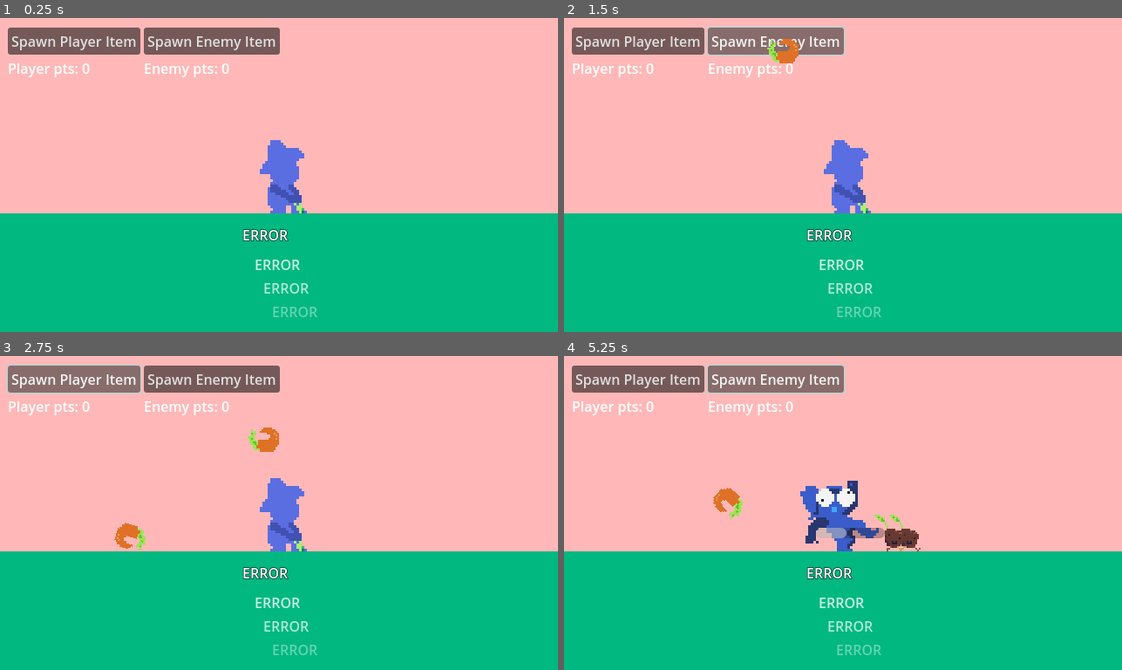
Above: before the commit, frames 1-4 (two rows, left to right).
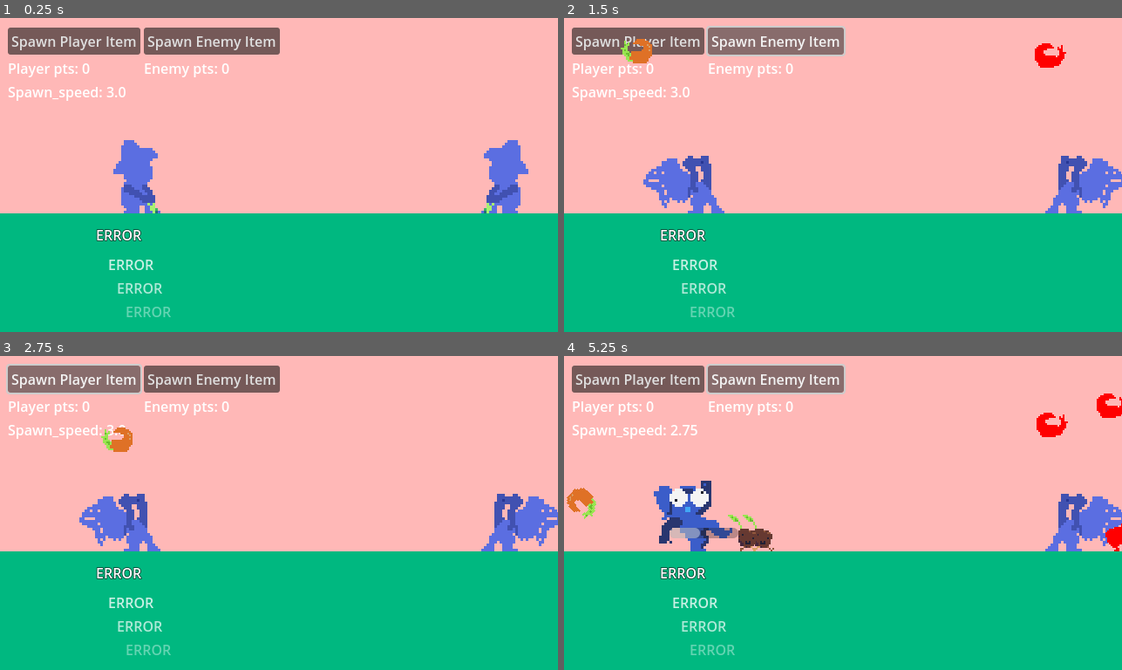
Above: after the commit, the same moments.

Repository: a3leong/farm-fiesta
Game: Godot game, scene res://main.tscn
Same seed, same stepped clock (60 frames per second), same inputs: the game is played once before the commit and once after it.
Inputs:
- Up to frame 1 (0.25 s): no input
- Up to frame 2 (1.5 s): click "Spawn Player Item" at 0.5 s; click "Spawn Enemy Item" at 1.25 s
- Up to frame 3 (2.75 s): click "Spawn Player Item" at 2 s
- Up to frame 4 (5.25 s): click "Spawn Enemy Item" at 2.75 s; click "Spawn Player Item" at 3.5 s; click "Spawn Enemy Item" at 4.25 s; tap Enter at 5 s; hold X (paper) from 5.03 s (still down)

The runs differ from the first frame. In frame 1, 5.4% of the frame differs, in the area x 1-95%, y 21-96%; in frame 2, 6.7%; in frame 3, 6.5%; in frame 4, 8.8%, in the area x 0-100%, y 11-96%.
Error in both runs: Attempt to call function 'get_line' in base 'null instance' on a null instance. (res://globals/word_list.gd:15)

Commit message:
feat: balk sfx, enemy auto plucker

Diff:
--- a/DebugUI.gd
+++ b/DebugUI.gd
@@ -9,6 +9,7 @@
 	# Connect signals from globals
 	game_variables.player_score_update.connect(_handlePlayerScoreUpdate)
 	game_variables.enemy_score_update.connect(_handleEnemyScoreUpdate)
+	game_variables.spawn_speed_update.connect(_handle_update_difficulty)
 
 func _handlePlayerScoreUpdate(score):
 	_update_player_pts(score)
@@ -27,3 +28,6 @@
 
 func _update_enemy_pts(pts: int):
 	$GridContainer/EnemyPts.set_text("Enemy pts: " + str(pts))
+
+func _handle_update_difficulty(speed: float):
+	$GridContainer/Difficulty.set_text("Spawn_speed: " + str(speed))
--- a/classes/Player/PlayerCharacter/player_character.gd
+++ b/classes/Player/PlayerCharacter/player_character.gd
@@ -1,16 +1,12 @@
 extends Area2D
-
-@export var isEnemy = false
 
 func _ready():
 	init()
 
-func init():
-	if isEnemy:
-		$AnimatedSprite2D.flip_h = true
+func init() -> void:
 	$AnimatedSprite2D.stop()
 
-func pick_item():
+func pick_item() -> void:
 	# Make the animation play faster when not done yet to handle rapid presses
 	if $AnimatedSprite2D.is_playing():
 		$AnimatedSprite2D.frame = 1
@@ -18,6 +14,6 @@
 		$AnimatedSprite2D.frame = 0
 	$AnimatedSprite2D.play("pick")
 
-func pull_item():
+func pull_item() -> void:
 	$AnimatedSprite2D.frame = 0
 	$AnimatedSprite2D.play("pull")
--- a/classes/Player/Unit/unit.gd
+++ b/classes/Player/Unit/unit.gd
@@ -75,16 +75,16 @@
 	if !exceptions.has(UnitStateEnum.VALUES.PLUCK):
 		$UnitStatePluck.set_as_inactive_state()
 
-func _set_state_walking(currentPos: Vector2):
+func _set_state_walking(current_pos: Vector2):
 	_hide_states({ UnitStateEnum.VALUES.WALKING: true })
-	var positionToSet = currentPos if currentPos else _get_current_position()
-	$UnitStateWalking.set_as_active_state(positionToSet)
+	var position_to_set = current_pos if current_pos else _get_current_position()
+	$UnitStateWalking.set_as_active_state(position_to_set)
 	$UnitStateWalking.start_walk()
 
-func _set_state_pluck(currentPos: Vector2):
+func _set_state_pluck(current_pos: Vector2):
 	_hide_states({ UnitStateEnum.VALUES.PLUCK: true })
-	var positionToSet = currentPos if currentPos else _get_current_position()
-	$UnitStatePluck.set_as_active_state(positionToSet)
+	var position_to_set = current_pos if current_pos else _get_current_position()
+	$UnitStatePluck.set_as_active_state(position_to_set)
 
 
 func _on_unit_state_pluck_bounced_twice(globalPosition: Vector2):
@@ -93,9 +93,12 @@
 
 
 func _on_unit_state_walking_unit_collision(owned_unit: Area2D, enemy_unit: Area2D):
-	var fight_result = UnitTypeEnum.unit_matchup_results(owned_unit.unit_type, enemy_unit.unit_type)
-	if owned_unit.unit_owner == UnitOwnerEnum.VALUES.PLAYER:
-		unit_collide.emit(fight_result)
+	_die()
+	unit_collide.emit(0) # just emit to score for now
+	# TODO: System in place, keep if want to expand on later but for now treat all units as equal
+#	var fight_result = UnitTypeEnum.unit_matchup_results(owned_unit.unit_type, enemy_unit.unit_type)
+#	if owned_unit.unit_owner == UnitOwnerEnum.VALUES.PLAYER:
+#		unit_collide.emit(fight_result)
 	# 1 means win, 0 and -1 means die
-	if fight_result < 1:
-		_die()
+#	if fight_result < 1:
+#		_die()
--- a/classes/Player/Unit/unit_state_pluck.gd
+++ b/classes/Player/Unit/unit_state_pluck.gd
@@ -5,6 +5,7 @@
 signal bounced_twice
 
 var bounceCount = 0
+var max_bounce = 1
 var emitted = false
 var unit_owner
 var unit_type
@@ -18,7 +19,7 @@
 	unit_owner = init_owner
 	unit_type = init_type
 	if unit_owner == UnitOwnerEnum.VALUES.ENEMY:
-		set_modulate(Color(255, 0, 0))
+		set_modulate(Color(100, 0, 0))
 
 func set_as_active_state(curPos: Vector2):
 	position = curPos
@@ -41,7 +42,7 @@
 func _on_rigid_body_2d_body_entered(body):
 	if body.name == "Ground":
 		bounceCount += 1
-	if bounceCount > 1 && !emitted:
+	if bounceCount > max_bounce && !emitted:
 		bounced_twice.emit($RigidBody2D.get_global_position())
 		emitted = true
 		queue_free() # TODO: seems a bit like a hard coded solution here
--- a/classes/Player/Unit/unit_state_walking.tscn
+++ b/classes/Player/Unit/unit_state_walking.tscn
@@ -1,4 +1,4 @@
-[gd_scene load_steps=5 format=3]
+[gd_scene load_steps=5 format=3 uid="uid://cq8xdefsxosbq"]
 
 [ext_resource type="Script" path="res://classes/Player/Unit/unit_state_walking.gd" id="1_28cq0"]
 [ext_resource type="Script" path="res://classes/Player/Unit/unit_state_walking_area2d.gd" id="2_q1oxw"]
--- a/classes/Player/player.gd
+++ b/classes/Player/player.gd
@@ -1,4 +1,4 @@
-extends Node
+extends Node2D
 @export var unit_scene: PackedScene = preload("res://classes/Player/Unit/unit.tscn")
 @onready var word_list = get_node("/root/WordList")
 @onready var audio_manager = get_node("/root/AudioManager")
@@ -13,8 +13,12 @@
 var word_queue: Array[String] = []
 var cw_index = 0
 
-func set_unit_owner(uo: UnitOwnerEnum.VALUES):
-	unit_owner = uo
+func set_unit_owner(init_unit_owner: UnitOwnerEnum.VALUES):
+	unit_owner = init_unit_owner
+	if unit_owner == UnitOwnerEnum.VALUES.ENEMY:
+		$WordContainer.hide()
+		set_scale(Vector2(-1.0, 1.0))
+		set_process_unhandled_input(false)
 
 func _ready():
 	_load_word()
@@ -46,8 +50,8 @@
 				_handle_bad_word()
 			else:
 				cw_index += 1
+				$PlayerCharacter.pull_item()
 				audio_manager.type_sound()
-				$PlayerCharacter.pull_item()
 		elif event.keycode == KEY_SPACE || event.keycode == KEY_ENTER || event.keycode == KEY_TAB:
 			if cw_index != cw.size():
 				_handle_bad_word()
@@ -76,10 +80,9 @@
 func _handle_word_submit():
 	_load_next_cw()
 	audio_manager.pluck_up(1.0)
-	$PlayerCharacter.pick_item()
 	# Pick random unit type for now
 	var unit_type = UnitTypeEnum.VALUES.values()[randi() % UnitTypeEnum.VALUES.size()]
-	spawn_unit(unit_owner, unit_type)
+	spawn_unit(unit_type)
 
 func _handle_bad_word():
 	# Shake the word then disable input for X time
@@ -87,7 +90,7 @@
 	$PlayerCharacter/AnimatedSprite2D.play("balk")
 	$AnimationPlayer.play("exhausted")
 	set_process_unhandled_input(false)
-	audio_manager.exhaust()
+	audio_manager.balk()
 
 func _shake_current_word():
 	var tween = get_tree().create_tween()
@@ -124,14 +127,16 @@
 	var yForce = spawn_throw_force.y + yVariance
 	return Vector2(xForce, yForce)
 
-func spawn_unit(uo: UnitOwnerEnum.VALUES, unit_type: UnitTypeEnum.VALUES):
+func spawn_unit(unit_type: UnitTypeEnum.VALUES):
+	$PlayerCharacter.pick_item() # TODO: Not sure where this should go since enemy unit needs to be able to spawn too
 	# Let main handle signal connect
 	var spawned_scene = unit_scene.instantiate()
 	var start_position: Vector2 = $UnitSpawnPosition.get_global_position()
 	var pluck_force = _generateRandomPluck2DVector()
+
 	var pluckSFXPitchScale = ((pluck_force.y - spawn_throw_force.y) / spawn_throw_variance_y * .25) + .75
-	spawned_scene.init(uo, unit_type, $PlayerCharacter.get_global_position().y)
+	spawned_scene.init(unit_owner, unit_type, $PlayerCharacter.get_global_position().y)
 	spawned_scene.set_state(UnitStateEnum.VALUES.PLUCK, start_position)
-	spawned_scene.call_state(UnitStateEnum.VALUES.PLUCK, "start_pluck", [uo, pluck_force])
+	spawned_scene.call_state(UnitStateEnum.VALUES.PLUCK, "start_pluck", [unit_owner, pluck_force])
 	audio_manager.pluck_up(pluckSFXPitchScale)
 	unit_spawned.emit(spawned_scene)
--- a/debug_ui.tscn
+++ b/debug_ui.tscn
@@ -37,5 +37,9 @@
 layout_mode = 2
 text = "Enemy pts: 0"
 
+[node name="Difficulty" type="Label" parent="GridContainer"]
+layout_mode = 2
+text = "Spawn_speed: 3.0"
+
 [connection signal="pressed" from="GridContainer/SpawnPlayer" to="." method="_on_spawn_player_pressed"]
 [connection signal="pressed" from="GridContainer/SpawnEnemy" to="." method="_on_spawn_enemy_pressed"]
--- a/globals/AudioManager/audio_manager.gd
+++ b/globals/AudioManager/audio_manager.gd
@@ -4,8 +4,8 @@
 	$PluckUp.set_pitch_scale(pitch_scale)
 	$PluckUp.play()
 
-func exhaust():
-	$PluckDown.play()
+func balk():
+	$Balk.play()
 
 func type_sound():
 	$TypeChit.play()
--- a/globals/AudioManager/audio_manager.tscn
+++ b/globals/AudioManager/audio_manager.tscn
@@ -1,9 +1,10 @@
-[gd_scene load_steps=5 format=3 uid="uid://dhejnkdmfcogq"]
+[gd_scene load_steps=6 format=3 uid="uid://dhejnkdmfcogq"]
 
 [ext_resource type="Script" path="res://globals/AudioManager/audio_manager.gd" id="1_1w7ob"]
 [ext_resource type="AudioStream" uid="uid://dvl23e74eat5j" path="res://assets/audio/pluck_up.ogg" id="2_uh5dy"]
 [ext_resource type="AudioStream" uid="uid://dbr8t3yatiw7n" path="res://assets/audio/type_chit.ogg" id="3_ulm35"]
 [ext_resource type="AudioStream" uid="uid://dt7mncg1kctip" path="res://assets/audio/pluck_down.ogg" id="4_5m11u"]
+[ext_resource type="AudioStream" uid="uid://b4i02644bxngy" path="res://assets/audio/balk.ogg" id="5_cg62m"]
 
 [node name="AudioManager" type="Node"]
 script = ExtResource("1_1w7ob")
@@ -17,3 +18,6 @@
 [node name="PluckDown" type="AudioStreamPlayer" parent="."]
 stream = ExtResource("4_5m11u")
 pitch_scale = 0.6
+
+[node name="Balk" type="AudioStreamPlayer" parent="."]
+stream = ExtResource("5_cg62m")
--- a/globals/game_variables.gd
+++ b/globals/game_variables.gd
@@ -2,9 +2,11 @@
 
 signal player_score_update
 signal enemy_score_update
+signal spawn_speed_update
 
 var player_score = 0
 var enemy_score = 0
+var enemy_spawn_speed = 3
 
 enum UNIT_OWNER {PLAYER, ENEMY}
 
@@ -21,3 +23,7 @@
 
 func inc_enemy_score():
 	_set_score(UNIT_OWNER.ENEMY, enemy_score + 1)
+
+func set_spawn_speed(new_speed: float) -> void:
+	enemy_spawn_speed = new_speed
+	spawn_speed_update.emit(new_speed)
--- a/main.gd
+++ b/main.gd
@@ -1,23 +1,24 @@
 extends Node2D
-@export var enemySpawnSpeed = 0.25
 @onready var game_variables = get_node("/root/GameVariables")
 @onready var word_list = get_node("/root/WordList")
 @onready var audio_manager = get_node("/root/AudioManager")
 const unitEmitter = preload("res://classes/Player/Unit/unit.tscn")
 
 func _ready():
-	$EnemyFarmerPickTimer.set_wait_time(enemySpawnSpeed)
+	$EnemyFarmerPickTimer.set_wait_time(game_variables.enemy_spawn_speed)
 	$EnemyFarmerPickTimer.start()
+	$EnemyDifficultyTimer.start()
+	$Enemy.set_unit_owner(UnitOwnerEnum.VALUES.ENEMY)
 	randomize() # set random seed
 
 func _on_debug_ui_debug_spawn_enemy_unit():
 	print("debug: spawn enemy unit")
-#	spawn_unit(UnitOwnerEnum.VALUES.ENEMY, UnitTypeEnum.VALUES.ROCK)
+	$Enemy.spawn_unit(UnitTypeEnum.VALUES.ROCK)
 
 
 func _on_debug_ui_debug_spawn_player_unit():
 	print("debug: spawn player unit")
-	$Player.spawn_unit(UnitOwnerEnum.VALUES.PLAYER, UnitTypeEnum.VALUES.ROCK)
+	$Player.spawn_unit(UnitTypeEnum.VALUES.ROCK)
 #	spawn_unit(UnitOwnerEnum.VALUES.PLAYER, UnitTypeEnum.VALUES.ROCK)
 
 
@@ -45,22 +46,35 @@
 ## account for fight results from the enemy unit.
 ##
 ## fight_winner - -1 means enemy won, 0 means tie, 1 means player unit won
-func _on_unit_collide(fight_winner: int):
+func _on_unit_collide(_fight_winner: int):
+	game_variables.inc_player_score()
+	## Old system below
 	# Nothing happens on tie to the scores
-	if fight_winner == 1:
-		game_variables.inc_player_score()
-	elif fight_winner == -1:
-		game_variables.inc_enemy_score()
+#	if fight_winner == 1:
+#		game_variables.inc_player_score()
+#	elif fight_winner == -1:
+#		game_variables.inc_enemy_score()
 
 func _on_enemy_farmer_pick_timer_timeout():
 	# Attempt to randomize to simulate player input
-	var shouldSpawnEnemy = randi() % 2 # Gives random value of either 0 or 1
-	if shouldSpawnEnemy == 0:
-		$EnemyFarmer.pick_item()
+	var spawn_chance = 3 # Spawn chance is spawn_chance-1/spawn_chance
+	var shouldSpawnEnemy = randi() % spawn_chance # Gives random value of either 0-2
+	if shouldSpawnEnemy != 0:
 		var unitTypeInt = randi() % UnitTypeEnum.VALUES.size()
-		print(UnitTypeEnum.VALUES.keys()[unitTypeInt])
-#		spawn_unit(UnitOwnerEnum.VALUES.ENEMY, UnitTypeEnum.VALUES.values()[unitTypeInt])
+		$Enemy.spawn_unit(UnitTypeEnum.VALUES.values()[unitTypeInt])
 
 func _on_player_unit_spawned(spawned_scene):
 	spawned_scene.unit_collide.connect(_on_unit_collide)
 	add_child(spawned_scene)
+
+
+func _on_enemy_unit_spawned(spawned_scene):
+	# For now let's not listen on the unit collide, enemy doesn't fire anyway
+#	spawned_scene.unit_collide.connect(_on_unit_collide)
+	add_child(spawned_scene)
+
+
+func _on_enemy_difficulty_timer_timeout():
+	var new_difficulty: float = max(game_variables.enemy_spawn_speed - 0.25, 0.25)
+	$EnemyFarmerPickTimer.set_wait_time(new_difficulty)
+	game_variables.set_spawn_speed(new_difficulty)
--- a/main.tscn
+++ b/main.tscn
@@ -1,8 +1,7 @@
-[gd_scene load_steps=6 format=3 uid="uid://b4h20korx2nls"]
+[gd_scene load_steps=5 format=3 uid="uid://b4h20korx2nls"]
 
 [ext_resource type="PackedScene" uid="uid://dx36xgy83f8vw" path="res://debug_ui.tscn" id="1_3ksjr"]
 [ext_resource type="Script" path="res://main.gd" id="1_rkl1y"]
-[ext_resource type="PackedScene" uid="uid://b2qq7d7hxug4d" path="res://classes/Player/PlayerCharacter/player_character.tscn" id="4_2eqrv"]
 [ext_resource type="PackedScene" uid="uid://dm6pxtcxtg88q" path="res://classes/Player/player.tscn" id="6_5cs7f"]
 
 [sub_resource type="RectangleShape2D" id="RectangleShape2D_4if47"]
@@ -10,7 +9,9 @@
 
 [node name="Main" type="Node2D"]
 script = ExtResource("1_rkl1y")
-enemySpawnSpeed = 800.0
+
+[node name="EnemyDifficultyTimer" type="Timer" parent="."]
+wait_time = 5.0
 
 [node name="EnemyFarmerPickTimer" type="Timer" parent="."]
 
@@ -40,20 +41,20 @@
 [node name="DebugUI" parent="." instance=ExtResource("1_3ksjr")]
 
 [node name="Player" parent="." instance=ExtResource("6_5cs7f")]
-position = Vector2(328, 224)
+position = Vector2(160, 224)
 
-[node name="EnemyFarmer" parent="." instance=ExtResource("4_2eqrv")]
-modulate = Color(0.835294, 0, 0.0862745, 0.960784)
-position = Vector2(736, 16)
-isEnemy = true
+[node name="Enemy" parent="." instance=ExtResource("6_5cs7f")]
+position = Vector2(576, 224)
+scale = Vector2(-1, 1)
 
 [node name="EnemyUnitSpawnPosition" type="Marker2D" parent="."]
 position = Vector2(688, 72)
 
 [node name="Debug location marker" type="Marker2D" parent="."]
-position = Vector2(112, 224)
 
+[connection signal="timeout" from="EnemyDifficultyTimer" to="." method="_on_enemy_difficulty_timer_timeout"]
 [connection signal="timeout" from="EnemyFarmerPickTimer" to="." method="_on_enemy_farmer_pick_timer_timeout"]
 [connection signal="debugSpawnEnemyUnit" from="DebugUI" to="." method="_on_debug_ui_debug_spawn_enemy_unit"]
 [connection signal="debugSpawnPlayerUnit" from="DebugUI" to="." method="_on_debug_ui_debug_spawn_player_unit"]
 [connection signal="unit_spawned" from="Player" to="." method="_on_player_unit_spawned"]
+[connection signal="unit_spawned" from="Enemy" to="." method="_on_enemy_unit_spawned"]
Not shown, added: assets/audio/balk.ogg.import
Not shown: 1 places in classes/Player/Unit/unit.tscn that only renumber resources
Not shown, added: assets/audio/balk.ogg
